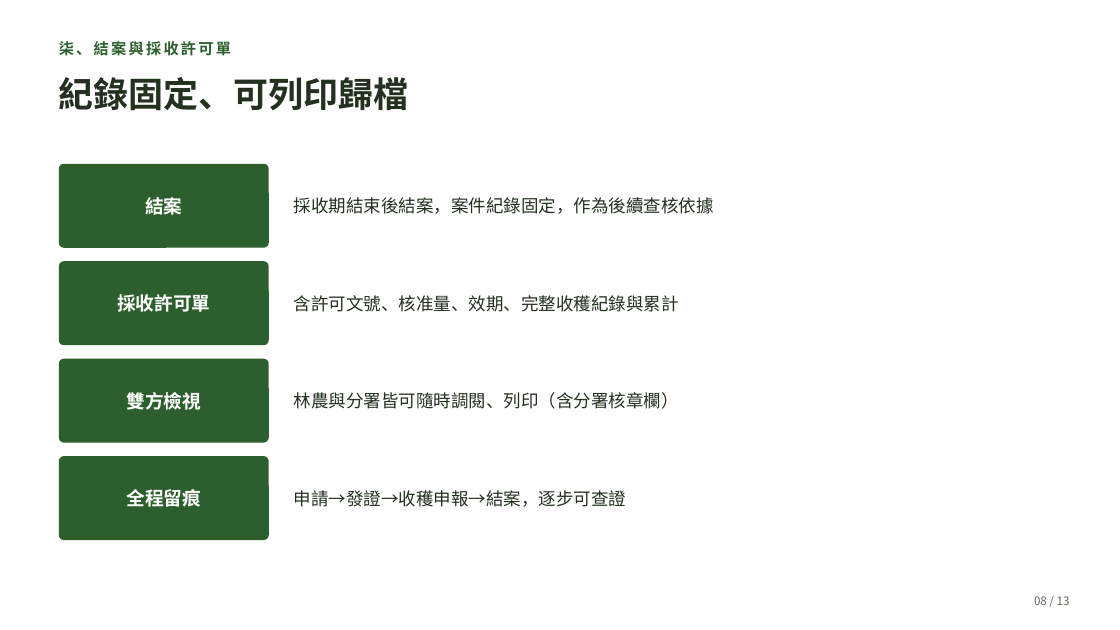
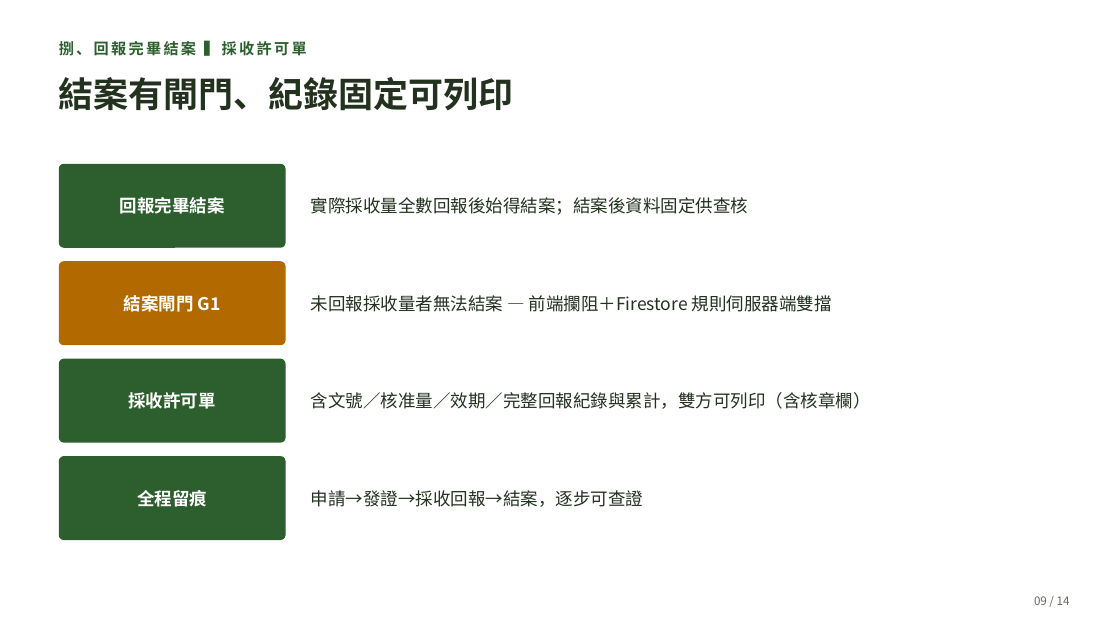
Before and after one commit to cct7366488-collab/2026-forestry-rs, a slide deck: slide 9 of reports/2026-05-mid-demo/05-土肉桂採收許可-520說明會簡報.pptx (slide 8 before the commit). Drawn at 1120x630 pixels with LibreOffice and Linux fonts; fonts in the diff are those of the drawing. Boxes give left, top, right and bottom in pixels: in the first picture for what was removed or moved away, otherwise in the second. Text is boxed around its words. In the diff, an @@ line names an element or a change of style, - is before the commit and + after.

```diff
--- a/reports/2026-05-mid-demo/05-土肉桂採收許可-520說明會簡報.pptx
+++ b/reports/2026-05-mid-demo/05-土肉桂採收許可-520說明會簡報.pptx
@@ text at <box>59,40,306,56</box>: text changed @@
-柒、結案與採收許可單
+捌、回報完畢結案 ▍採收許可單
@@ text at <box>59,77,514,111</box>: text changed @@
-紀錄固定、可列印歸檔
+結案有閘門、紀錄固定可列印
@@ rounded rectangle: place and size @@
-rounded rectangle at <box>59,164,269,248</box>
+rounded rectangle at <box>59,164,286,248</box>
@@ text at <box>120,197,225,214</box>: text changed; size 16 to 15 pt @@
-結案
+回報完畢結案
@@ text at <box>311,197,748,215</box>: text changed @@
-採收期結束後結案，案件紀錄固定，作為後續查核依據
+實際採收量全數回報後始得結案；結案後資料固定供查核
@@ rounded rectangle: place and size @@
-rounded rectangle at <box>59,261,269,345</box>
+rounded rectangle at <box>59,261,286,345</box>
@@ rounded rectangle at <box>59,261,286,345</box>: fill #2C5F2D to #B26A00 @@
@@ text added at <box>124,295,221,312</box>, 15 pt, text #FFFFFF, bold @@
+結案閘門 G1
@@ text added at <box>311,295,832,312</box>, 15 pt, text #23311F @@
+未回報採收量者無法結案 — 前端攔阻＋Firestore 規則伺服器端雙擋
@@ text "採收許可單" at <box>128,392,215,409</box>: size 16 to 15 pt @@
@@ text "採收許可單": place and size @@
-text "採收許可單" at <box>117,294,210,312</box>
+text "採收許可單" at <box>128,392,215,409</box>
@@ rounded rectangle: place and size @@
-rounded rectangle at <box>59,359,269,443</box>
+rounded rectangle at <box>59,359,286,443</box>
@@ text removed at <box>127,392,201,410</box> @@
-雙方檢視
@@ text removed at <box>294,392,679,409</box> @@
-林農與分署皆可隨時調閱、列印（含分署核章欄）
@@ text at <box>311,392,871,409</box>: text changed @@
-含許可文號、核准量、效期、完整收穫紀錄與累計
+含文號／核准量／效期／完整回報紀錄與累計，雙方可列印（含核章欄）
@@ text "全程留痕" at <box>137,490,207,507</box>: size 16 to 15 pt @@
@@ rounded rectangle: place and size @@
-rounded rectangle at <box>59,456,269,540</box>
+rounded rectangle at <box>59,456,286,540</box>
@@ text at <box>311,490,643,507</box>: text changed @@
-申請→發證→收穫申報→結案，逐步可查證
+申請→發證→採收回報→結案，逐步可查證
@@ text at <box>1034,596,1070,605</box>: text changed @@
-08 / 13
+09 / 14
```
Also in this commit, not shown: 11 other slides changed, 1 slide added, 2 other files.
